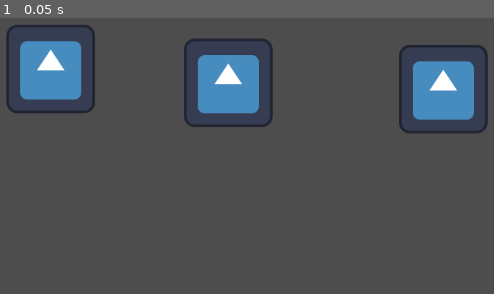
Above: before the commit, frame 1.
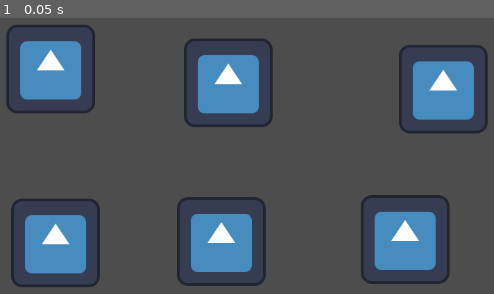
Above: after the commit, the same moment.

Repository: Aaron-C63/Pinky-Vs-BrAIn
Game: Godot game, scene res://Scenes/icon.tscn
The game is run twice, just before and just after one commit, with the same random seed, the same clock (stepped at 60 frames per second) and the same inputs. The project has no main scene, so this scene is started directly. The engine's default icon, where the game draws it, is replaced by a stand-in: a white triangle on a blue panel in a dark square.
Inputs:
- Up to frame 1 (0.05 s): no input

The runs differ from the first frame. In frame 1, 10% of the frame differs, in the area x 2-92%, y 64-98%.

Commit message:
3newicons

Diff:
--- a/Scenes/icon.tscn
+++ b/Scenes/icon.tscn
@@ -13,3 +13,15 @@
 [node name="Icon2" type="Sprite2D" parent="."]
 position = Vector2(566, 29)
 texture = ExtResource("1_ho2sq")
+
+[node name="Icon3" type="Sprite2D" parent="."]
+position = Vector2(7, 251)
+texture = ExtResource("1_ho2sq")
+
+[node name="Icon4" type="Sprite2D" parent="."]
+position = Vector2(246, 249)
+texture = ExtResource("1_ho2sq")
+
+[node name="Icon5" type="Sprite2D" parent="."]
+position = Vector2(511, 246)
+texture = ExtResource("1_ho2sq")
